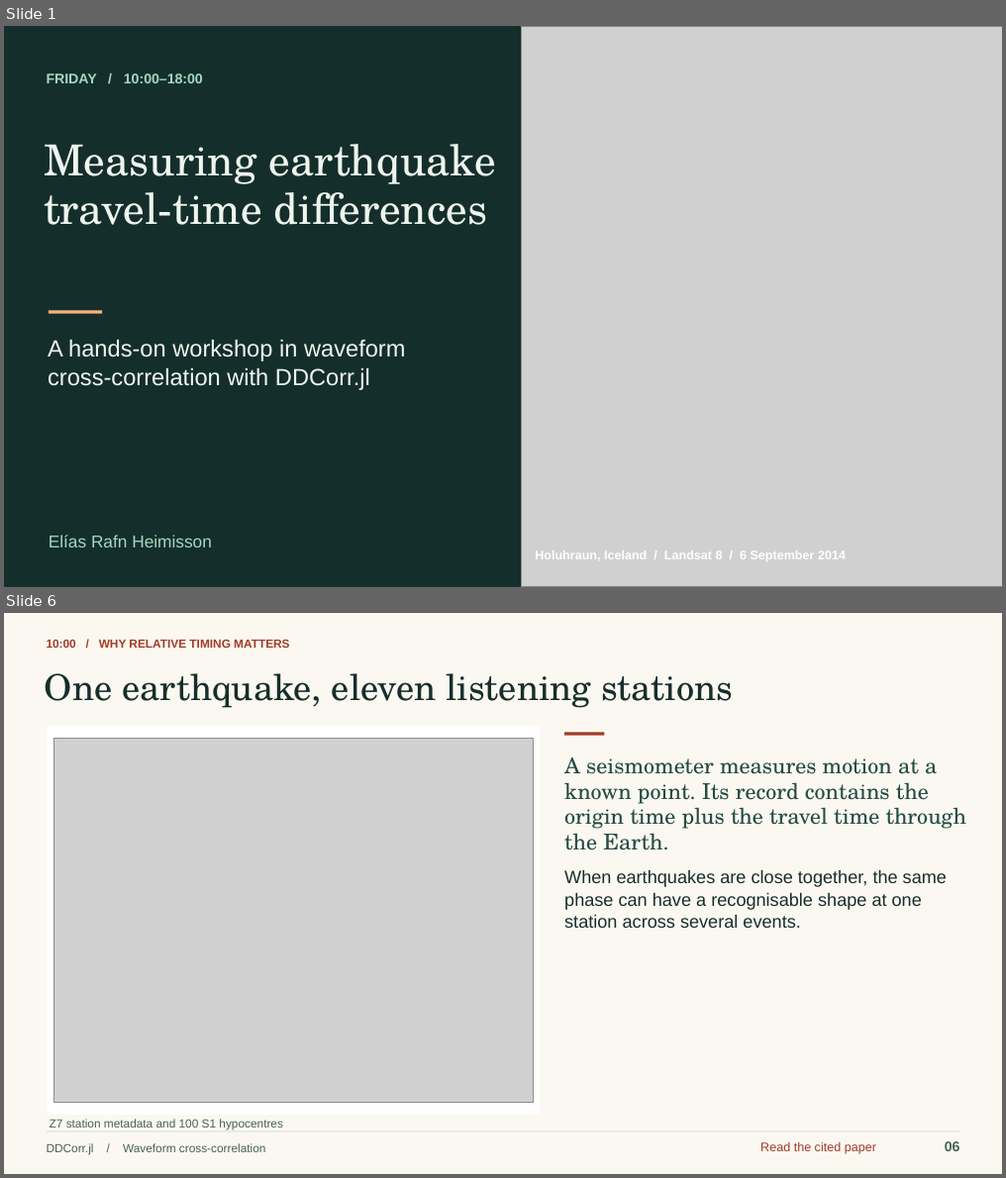
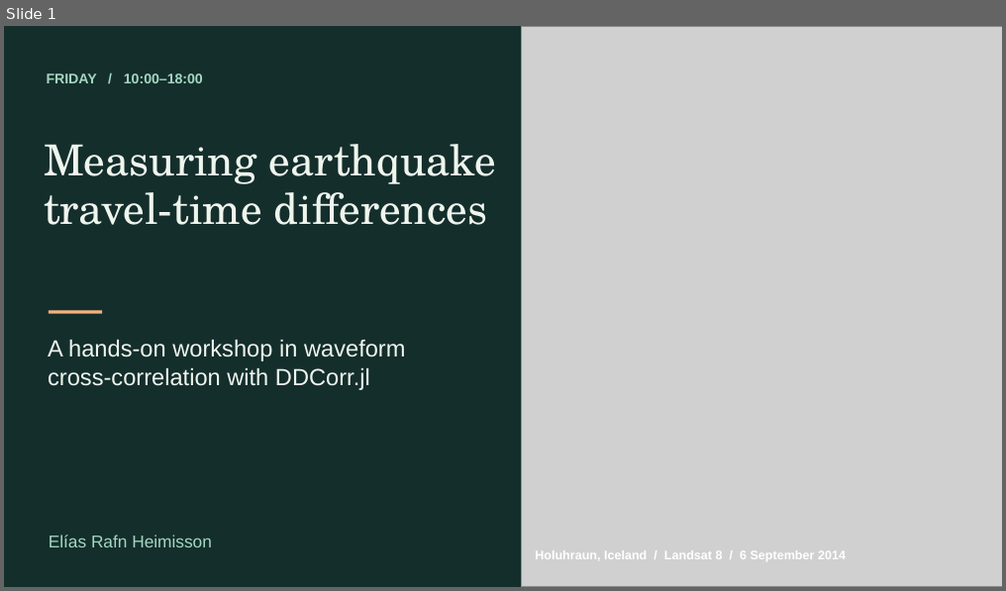
Before and after one commit to eliasrh/DDCorr.jl, a slide deck: teaching/DDCorr_minicourse.pptx. Shown one above the other, each under a label of ours: slides 1 and 6 before the commit, slide 1 after it; the slides between them are not shown. The pictures are 1006x1178 and 1006x591 pixels, drawn with LibreOffice and Linux fonts; fonts in the diff are those of the drawing; grey boxes stand for pictures. Boxes give left, top, right and bottom in pixels: in the first picture for what was removed or moved away, otherwise in the second. Text is boxed around its words. In the diff, an @@ line names an element or a change of style, - is before the commit and + after.

Commit message:
Teach the full Friday DDCorr lab with Bárðarbunga field recordings
Walk through the Iceland report, distinguish fitted lags from sampled coefficients, and reserve the last two hours for participants’ own SAC data.

```diff
--- a/teaching/DDCorr_minicourse.pptx
+++ b/teaching/DDCorr_minicourse.pptx
@@ slide 6 removed at [4,613,1002,1174], background #FAF8F1 @@
@@ text removed at [47,640,289,648] @@
-10:00 / WHY RELATIVE TIMING MATTERS
@@ text removed at [45,673,733,708] @@
-One earthquake, eleven listening stations
@@ rectangle removed at [47,726,540,1115] @@
@@ picture removed at [54,739,534,1103] @@
@@ rectangle removed at [564,732,604,735] @@
@@ text removed at [564,758,937,774] @@
-A seismometer measures motion at a
@@ text removed at [564,782,929,804] @@
-known point. Its record contains the
@@ text removed at [564,803,967,829] @@
-origin time plus the travel time through
@@ text removed at [564,828,668,851] @@
-the Earth.
@@ text removed at [564,870,946,887] @@
-When earthquakes are close together, the same
@@ text removed at [564,893,922,910] @@
-phase can have a recognisable shape at one
@@ text removed at [564,915,800,928] @@
-station across several events.
@@ rectangle removed at [46,1132,960,1133] @@
@@ text removed at [47,1144,266,1156] @@
-DDCorr.jl / Waveform cross-correlation
@@ text removed at [50,1119,283,1131] @@
-Z7 station metadata and 100 S1 hypocentres
@@ text removed at [760,1143,876,1155] @@
-Read the cited paper
@@ text removed at [944,1142,960,1152] @@
-06
```
Also in this commit, not shown: 2 slides changed, 86 slides added, 79 other slides removed, 48 other files.
